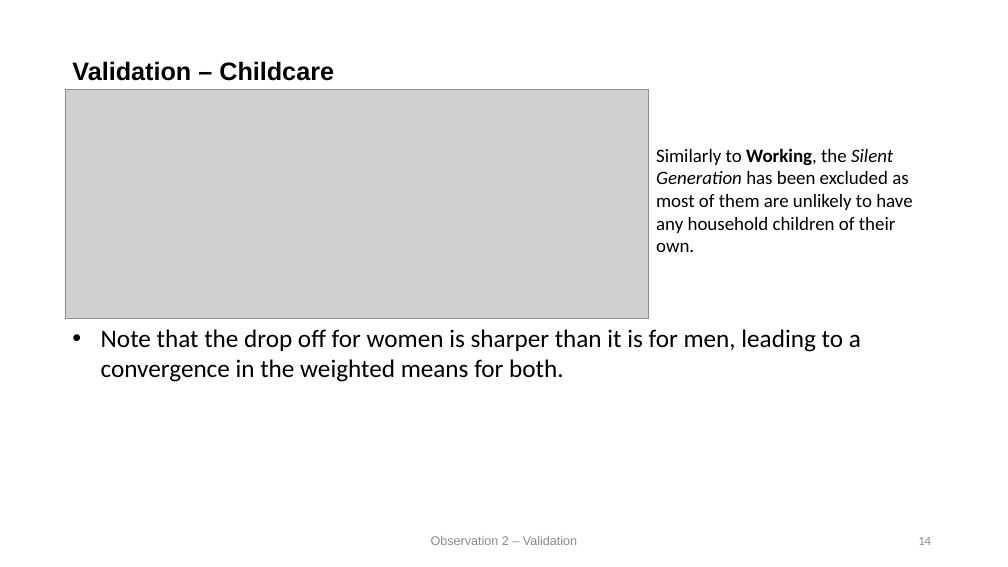
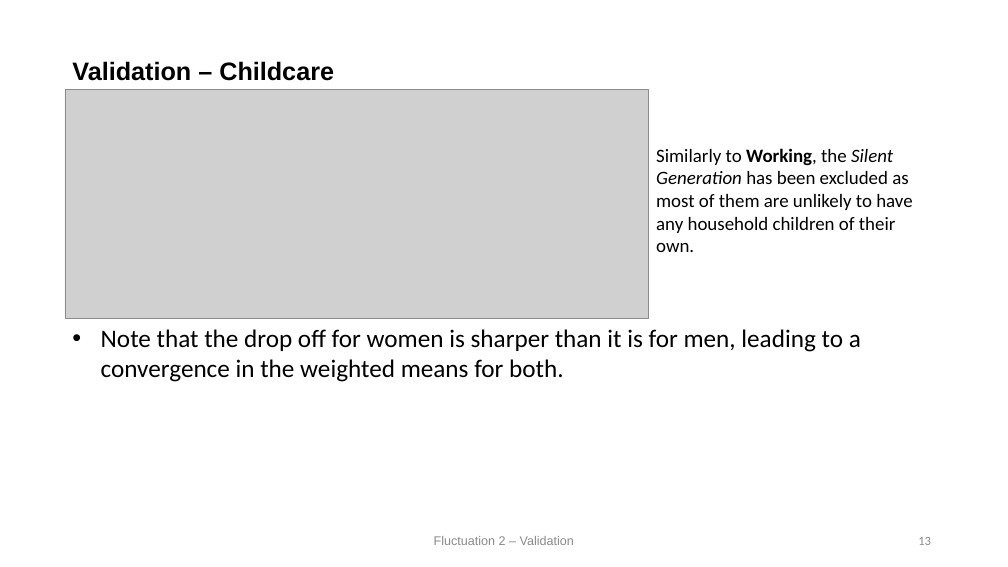
Before and after one commit to HarrisonWilde/AmericanTimeUseSurvey, a slide deck: slide 13 of Presentation/slides (1).pptx (slide 14 before the commit). Drawn at 1008x567 pixels with LibreOffice and Linux fonts; fonts in the diff are those of the drawing; grey boxes stand for pictures. Boxes give left, top, right and bottom in pixels: in the first picture for what was removed or moved away, otherwise in the second. Text is boxed around its words. In the diff, an @@ line names an element or a change of style, - is before the commit and + after.

```diff
--- a/Presentation/slides (1).pptx
+++ b/Presentation/slides (1).pptx
@@ text at bbox=[434, 536, 574, 545]: text changed @@
-Observation 2 – Validation
+Fluctuation 2 – Validation
@@ page number at bbox=[918, 537, 931, 545]: text changed @@
-14
+13
```
Also in this commit, not shown: 9 other slides changed, 1 slide added, 2 slides removed, 26 other files.
